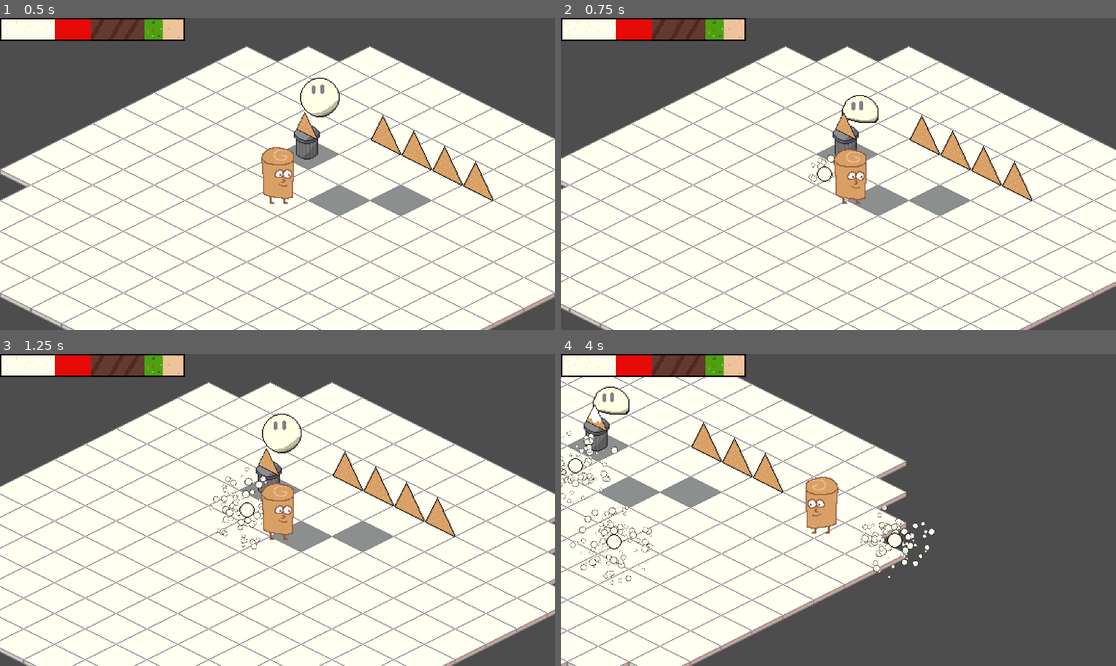
Above: before the commit, frames 1-4 (two rows, left to right).
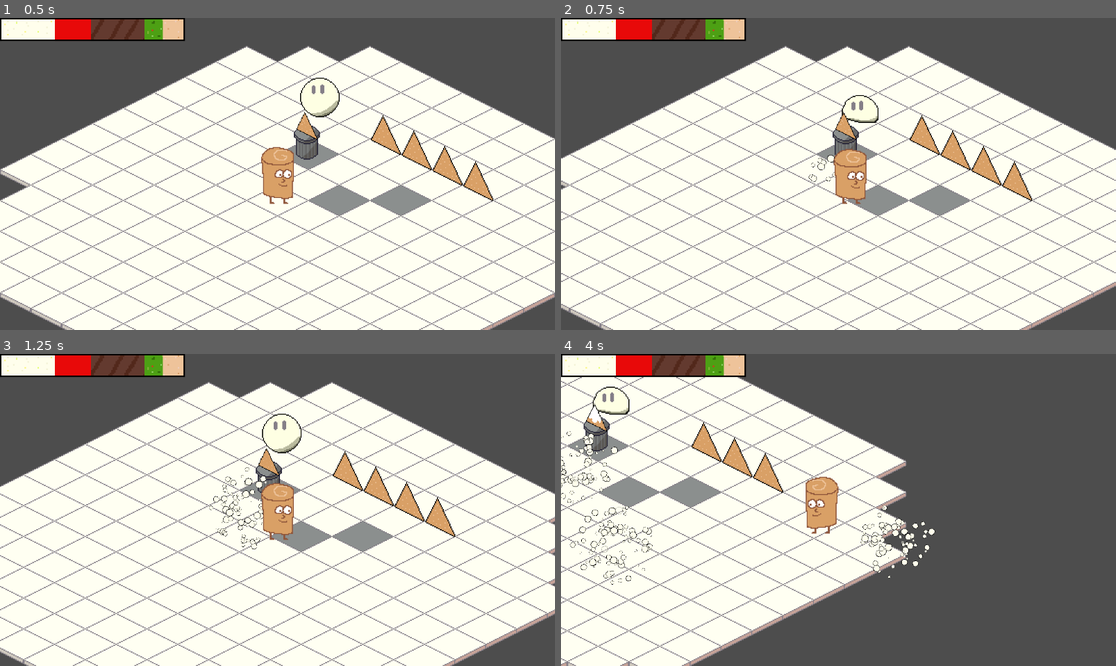
Above: after the commit, the same moments.

Repository: JordanLevy/LudumDare54
Game: Godot game, scene res://Scenes/Main.tscn
The game is run twice, just before and just after one commit, with the same random seed, the same clock (stepped at 60 frames per second) and the same inputs.
Inputs (mouse positions are in pixels of both pictures, inside the frame that each line leads up to):
- Up to frame 1 (0.5 s): no input
- Up to frame 2 (0.75 s): move the mouse to (960, 158) at 0.52 s; hold Right (ui_right) from 0.53 s (still down); click (960, 158) at 0.6 s
- Up to frame 3 (1.25 s): keep holding Right (ui_right)
- Up to frame 4 (4 s): move the mouse to (727, 525) at 1.27 s; release Right (ui_right) at 1.28 s; hold Down (ui_down) 1.28-2.03 s; right-click (727, 525) at 1.35 s; move the mouse to (894, 441) at 2.02 s; hold Right (ui_right) 2.03-2.78 s; click (894, 441) at 2.1 s; move the mouse to (810, 572) at 2.77 s; hold Up (ui_up) 2.78-3.53 s; right-click (810, 572) at 2.85 s; move the mouse to (1005, 556) at 3.52 s; hold Left (ui_left) from 3.53 s (still down); click (1005, 556) at 3.6 s

Frame 1 is identical in both runs. In frame 2, less than 0.1% of the frame differs, in the area x 46-49%, y 47-53%; in frame 3, less than 0.1%; in frame 4, 0.2%, in the area x 1-62%, y 33-63%.

Commit message:
Removed Hitbox

Diff:
--- a/Scenes/Hitbox.tscn
+++ /dev/null
@@ -1,9 +0,0 @@
-[gd_scene load_steps=2 format=3 uid="uid://b7wjebwjxra"]
-
-[sub_resource type="CircleShape2D" id="CircleShape2D_ulhg8"]
-radius = 50.04
-
-[node name="Hitbox" type="Area2D"]
-
-[node name="CollisionShape2D" type="CollisionShape2D" parent="."]
-shape = SubResource("CircleShape2D_ulhg8")
--- a/Scenes/Main.tscn
+++ b/Scenes/Main.tscn
@@ -131,3 +131,5 @@
 collision_layer = 1
 
 [node name="Player" parent="." instance=ExtResource("16_17jb1")]
+
+[connection signal="body_entered" from="TileMap/NachoSwitch" to="TileMap/NachoSwitch" method="_on_body_entered" flags=18]
--- a/Scenes/Projectiles/CreamProjectile.tscn
+++ b/Scenes/Projectiles/CreamProjectile.tscn
@@ -31,15 +31,6 @@
 color_ramp = SubResource("GradientTexture1D_2gg4n")
 
 [sub_resource type="SpriteFrames" id="SpriteFrames_qoxfa"]
-animations = [{
-"frames": [{
-"duration": 1.0,
-"texture": ExtResource("2_41n8r")
-}],
-"loop": true,
-"name": &"default",
-"speed": 5.0
-}]
 
 [sub_resource type="CircleShape2D" id="CircleShape2D_mhh8x"]
 radius = 41.0122
